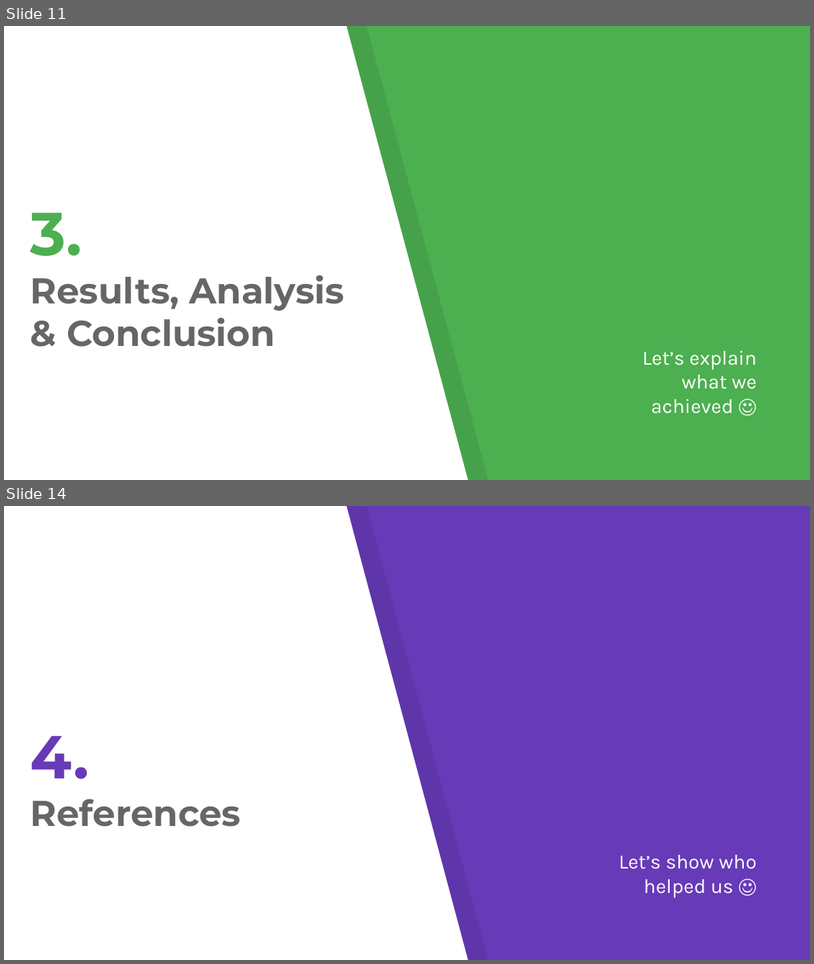
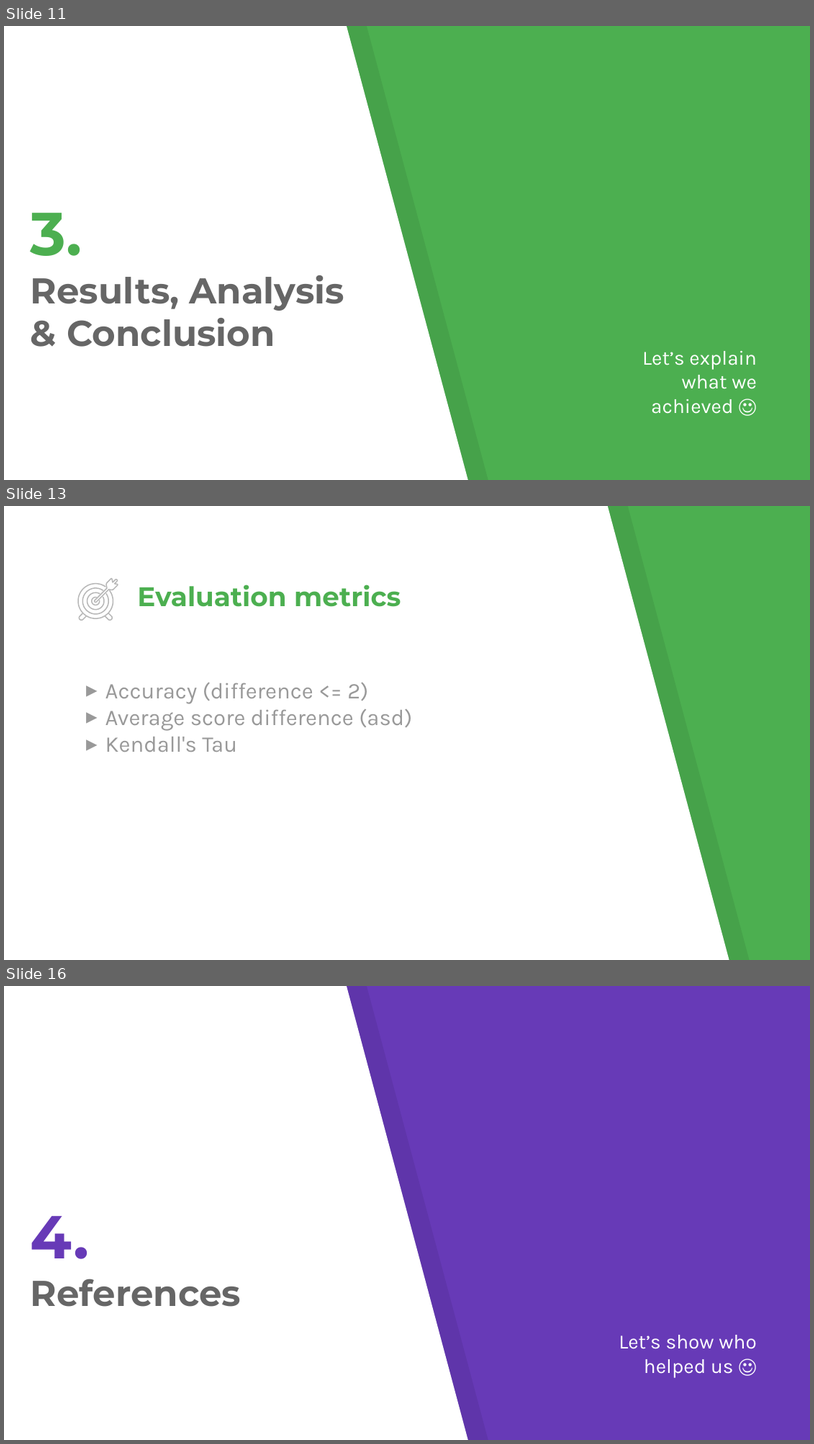
Before and after one commit to wsdm-cup-2017/goosefoot, a slide deck: docs/wsdm.pptx. Shown one above the other, each under a label of ours: slides 11 and 14 before the commit, slides 11, 13 and 16 after it; the slides between them are not shown. The pictures are 814x964 and 814x1444 pixels, drawn with LibreOffice and Linux fonts; fonts in the diff are those of the drawing. Boxes give left, top, right and bottom in pixels: in the first picture for what was removed or moved away, otherwise in the second. Text is boxed around its words. In the diff, an @@ line names an element or a change of style, - is before the commit and + after.

```diff
--- a/docs/wsdm.pptx
+++ b/docs/wsdm.pptx
@@ slide 13 added at (4,506,810,960), background #4CAF50 @@
@@ freeform shape added at (4,506,730,960), fill #FFFFFF @@
@@ freeform shape added at (24,506,750,960), fill #000000 at 7% opacity @@
@@ group added at (78,579,118,620): 7 freeform shapes @@
@@ title added at (137,584,401,607), 24 pt, text #4CAF50, bold @@
+Evaluation metrics
@@ text added at (106,682,412,752), 20 pt, text #999999 @@
+▸ Accuracy (difference <= 2)
+▸ Average score difference (asd)
+▸ Kendall's Tau
@@ what was slide 14 is now slide 16 @@
```
Also in this commit, not shown: 4 slides changed, 1 other slide added.
